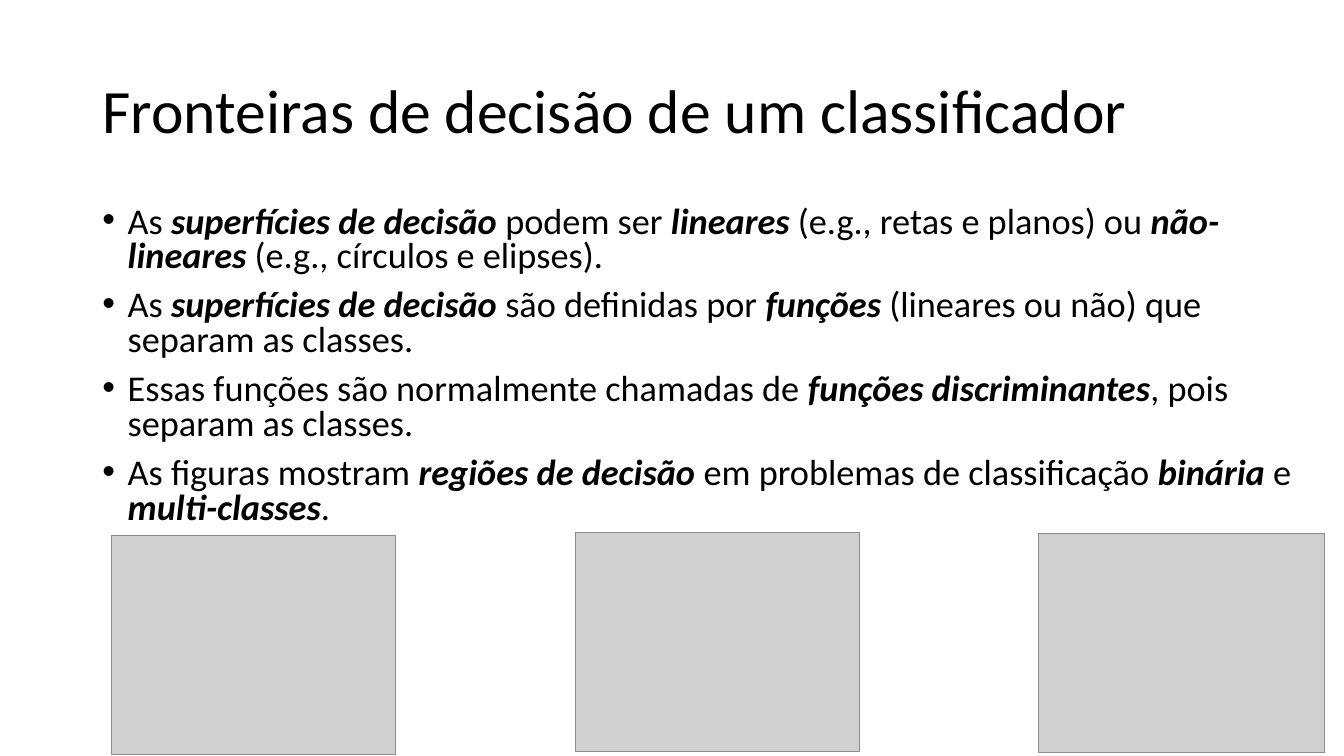
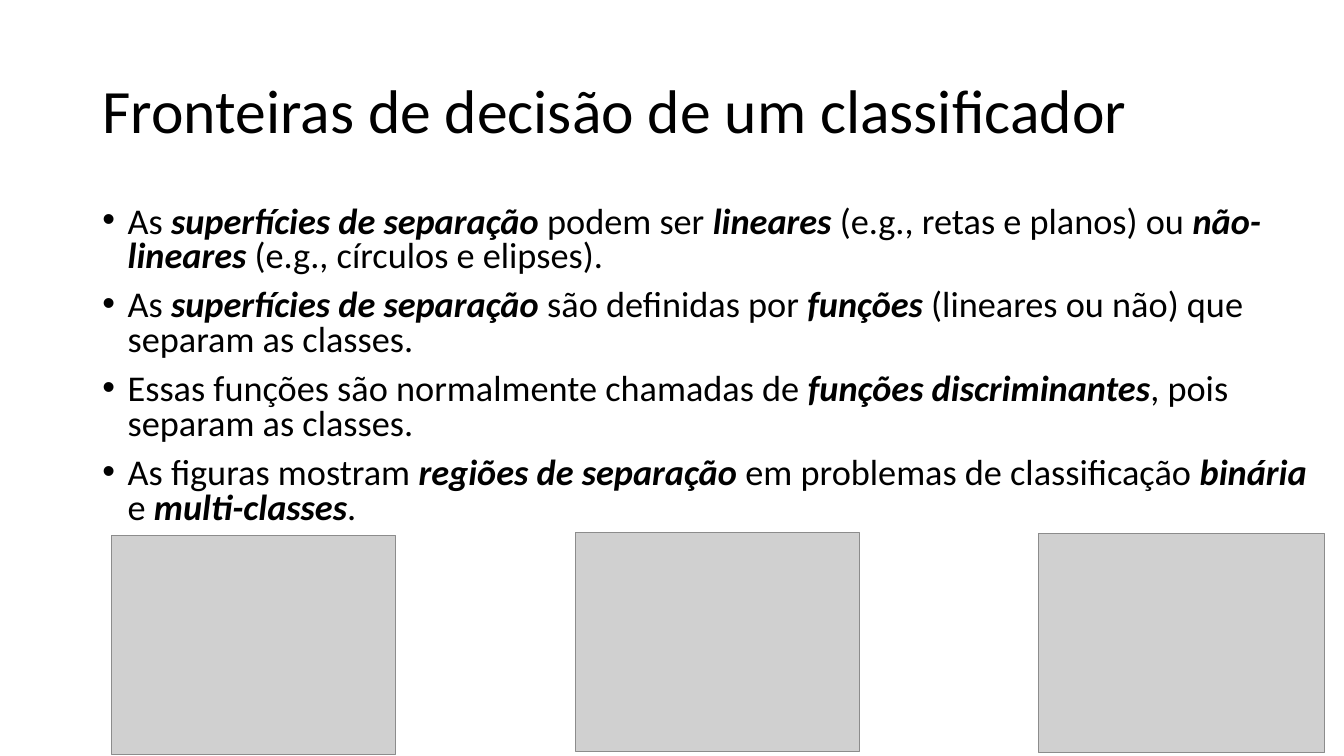
Before and after one commit to zz4fap/t320_aprendizado_de_maquina, a slide deck: slide 17 of slides/T320_Classificação (Parte I).pptx. Drawn at 1344x756 pixels with LibreOffice and Linux fonts; fonts in the diff are those of the drawing; grey boxes stand for pictures. Boxes give left, top, right and bottom in pixels: in the first picture for what was removed or moved away, otherwise in the second. Text is boxed around its words. In the diff, an @@ line names an element or a change of style, - is before the commit and + after.

Commit message:
update of slides

```diff
--- a/slides/T320_Classificação (Parte I).pptx
+++ b/slides/T320_Classificação (Parte I).pptx
@@ text at bbox=[128, 207, 1261, 358]: text changed @@
-• As superfícies de decisão podem ser lineares (e.g., retas e planos) ou não-lineares (e.g., círculos e elipses).
-• As superfícies de decisão são definidas por funções (lineares ou não) que separam as classes.
+• As superfícies de separação podem ser lineares (e.g., retas e planos) ou não-lineares (e.g., círculos e elipses).
+• As superfícies de separação são definidas por funções (lineares ou não) que separam as classes.
@@ text at bbox=[128, 459, 1307, 521]: text changed @@
-• As figuras mostram regiões de decisão em problemas de classificação binária e multi-classes.
+• As figuras mostram regiões de separação em problemas de classificação binária e multi-classes.
```
Also in this commit, not shown: 2 other slides changed.
